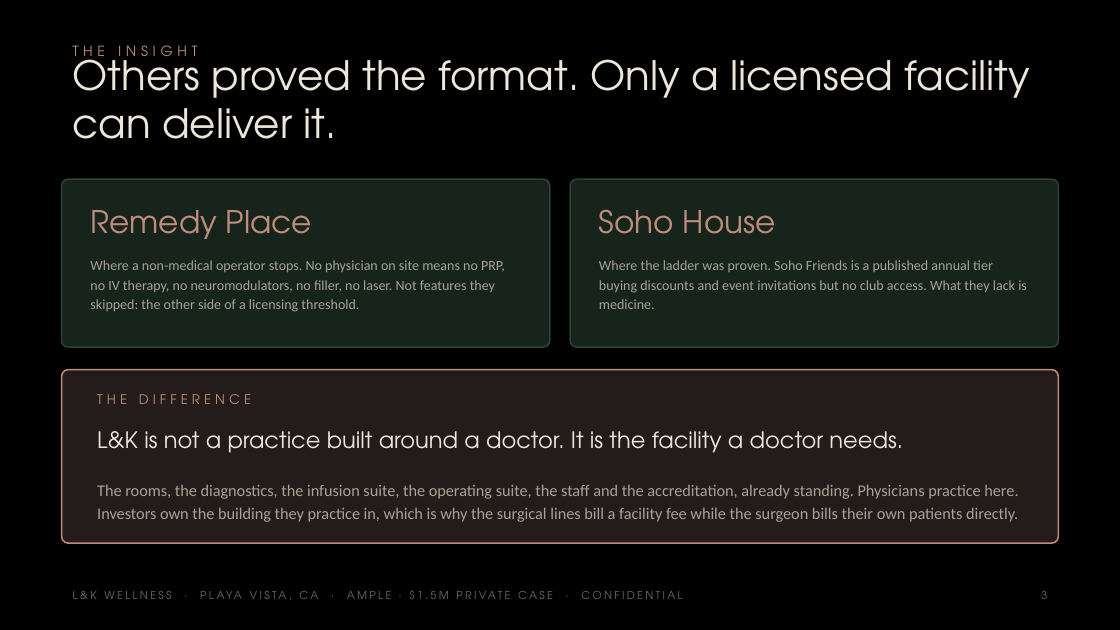
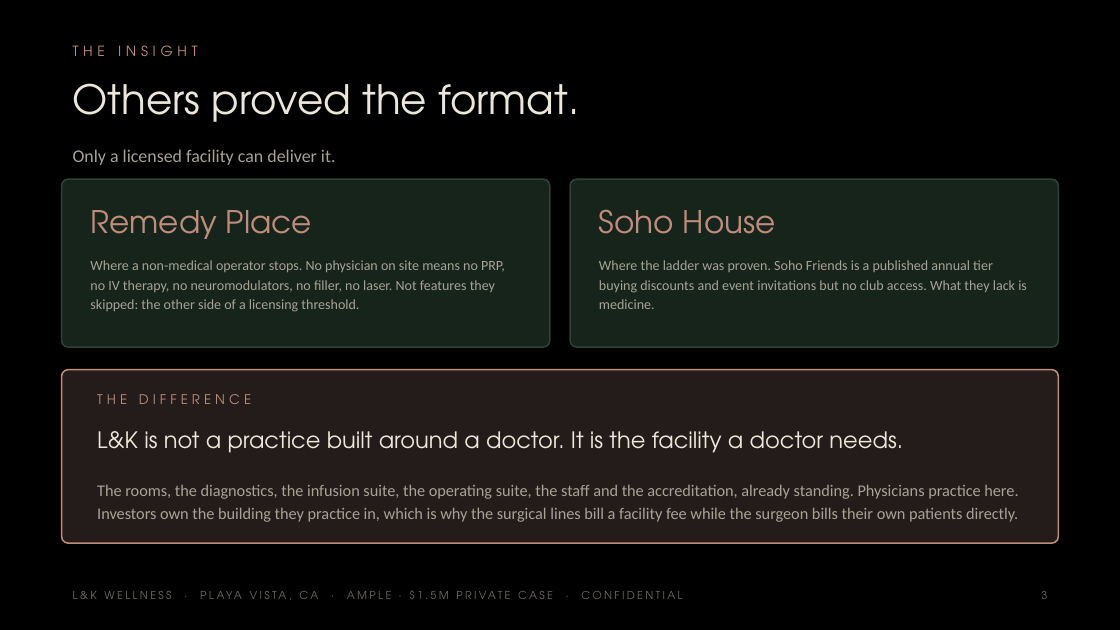
Before and after one commit to apexalpha811/2mil_ample, a slide deck: slide 3 of 1.5mil_ample.pptx. Drawn at 1120x630 pixels with LibreOffice and Linux fonts; fonts in the diff are those of the drawing. Boxes give left, top, right and bottom in pixels: in the first picture for what was removed or moved away, otherwise in the second. Text is boxed around its words. In the diff, an @@ line names an element or a change of style, - is before the commit and + after.

```diff
--- a/1.5mil_ample.pptx
+++ b/1.5mil_ample.pptx
@@ text added at (73,83,579,122), 26 pt, text #EDE6DA @@
+Others proved the format.
@@ text "Only a licensed facility can ..." at (73,149,336,165): vertical alignment middle to top @@
@@ text at (73,149,336,165): text changed; size 26 to 11.5 pt; font TeX Gyre Adventor to Calibri; text colour #EDE6DA to #A8A296 @@
-Others proved the format. Only a licensed facility can deliver it.
+Only a licensed facility can deliver it.
```
Also in this commit, not shown: 32 other slides changed, 5 slides added, 5 other files.
